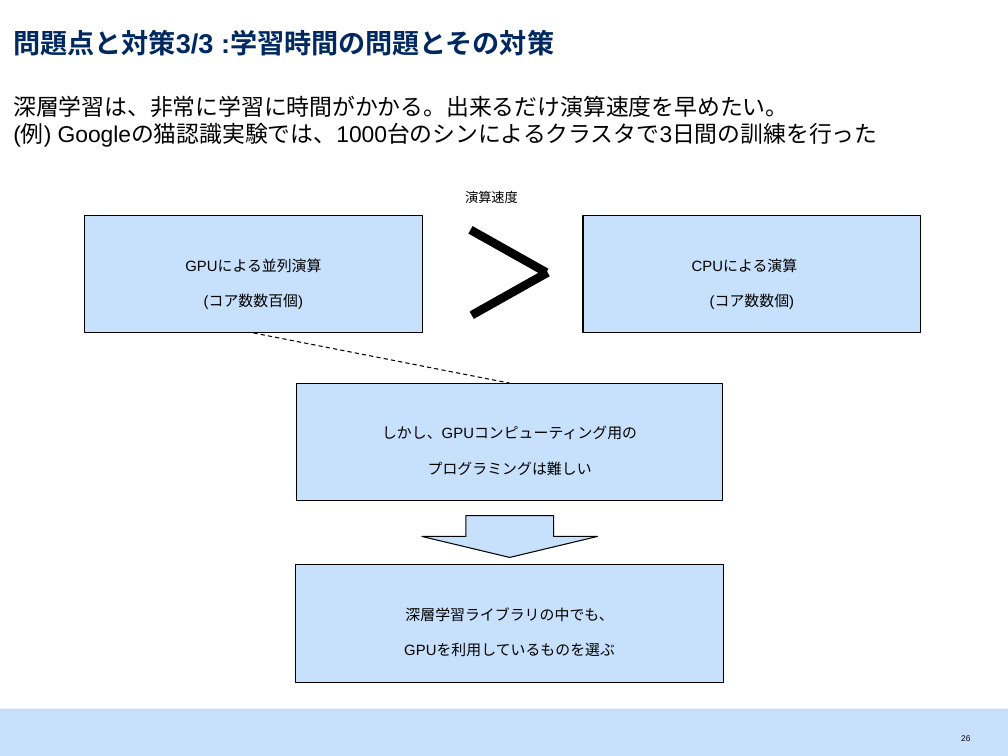
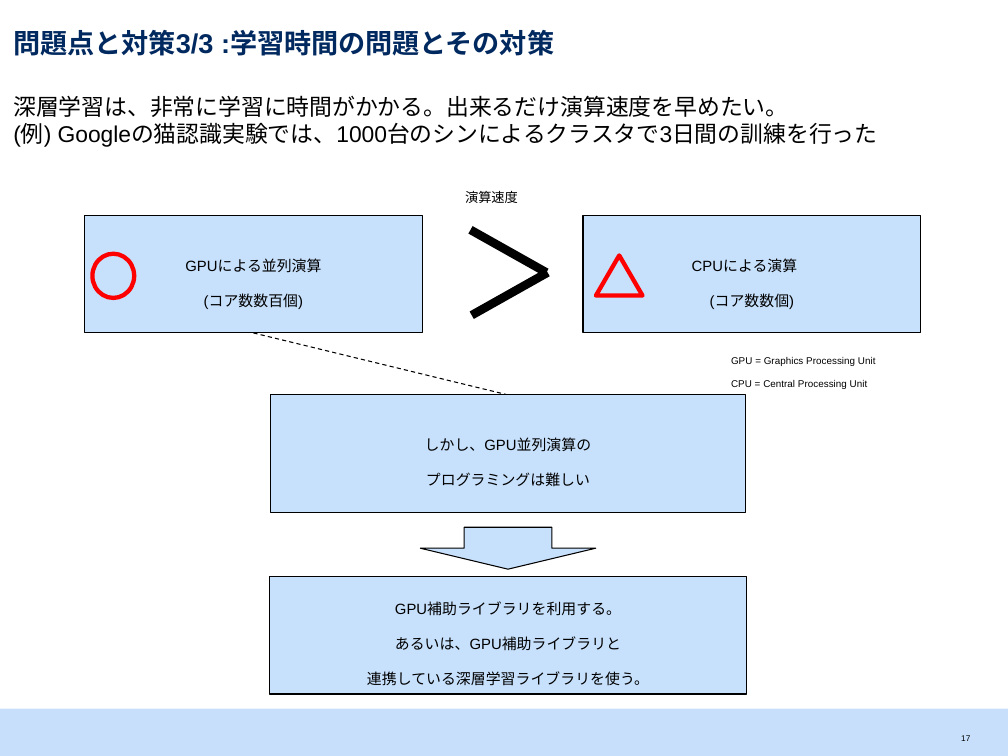
Before and after one commit to srtk/sotsuron, a slide deck: slide 18 of doc/sotsuron_defense/bd.pptx (slide 27 before the commit). Drawn at 1008x756 pixels with LibreOffice and Linux fonts; fonts in the diff are those of the drawing. Boxes give left, top, right and bottom in pixels: in the first picture for what was removed or moved away, otherwise in the second. Text is boxed around its words. In the diff, an @@ line names an element or a change of style, - is before the commit and + after.

```diff
--- a/doc/sotsuron_defense/bd.pptx
+++ b/doc/sotsuron_defense/bd.pptx
@@ ellipse added at box(93, 254, 135, 298), outline #FF0000 3 pt @@
@@ triangle added at box(596, 255, 642, 295), outline #FF0000 3 pt @@
@@ line moved from (253, 333) - (510, 384) to (253, 333) - (508, 395) @@
@@ text added at box(731, 357, 876, 389), 12 pt, text #000000 @@
+GPU = Graphics Processing Unit
+CPU = Central Processing Unit
@@ rectangle "しかし、GPU並列演算の": place and size @@
-rectangle "しかし、GPU並列演算の" at box(296, 384, 722, 501)
+rectangle "しかし、GPU並列演算の" at box(271, 395, 745, 512)
@@ text in rectangle at box(425, 437, 591, 452): text changed @@
-しかし、GPUコンピューティング用の
+しかし、GPU並列演算の
@@ down arrow: place and size @@
-down arrow at box(422, 515, 598, 557)
+down arrow at box(421, 528, 597, 570)
@@ rectangle "GPU補助ライブラリを利用する。": place and size @@
-rectangle "GPU補助ライブラリを利用する。" at box(296, 565, 724, 682)
+rectangle "GPU補助ライブラリを利用する。" at box(269, 577, 746, 694)
@@ text in rectangle at box(367, 602, 649, 686): text changed @@
-深層学習ライブラリの中でも、
-GPUを利用しているものを選ぶ
+GPU補助ライブラリを利用する。
+あるいは、GPU補助ライブラリと
+連携している深層学習ライブラリを使う。
@@ page number at box(961, 735, 970, 741): text changed @@
-26
+17
```
Also in this commit, not shown: 15 other slides changed, 3 slides added, 6 slides removed, 3 other files.
